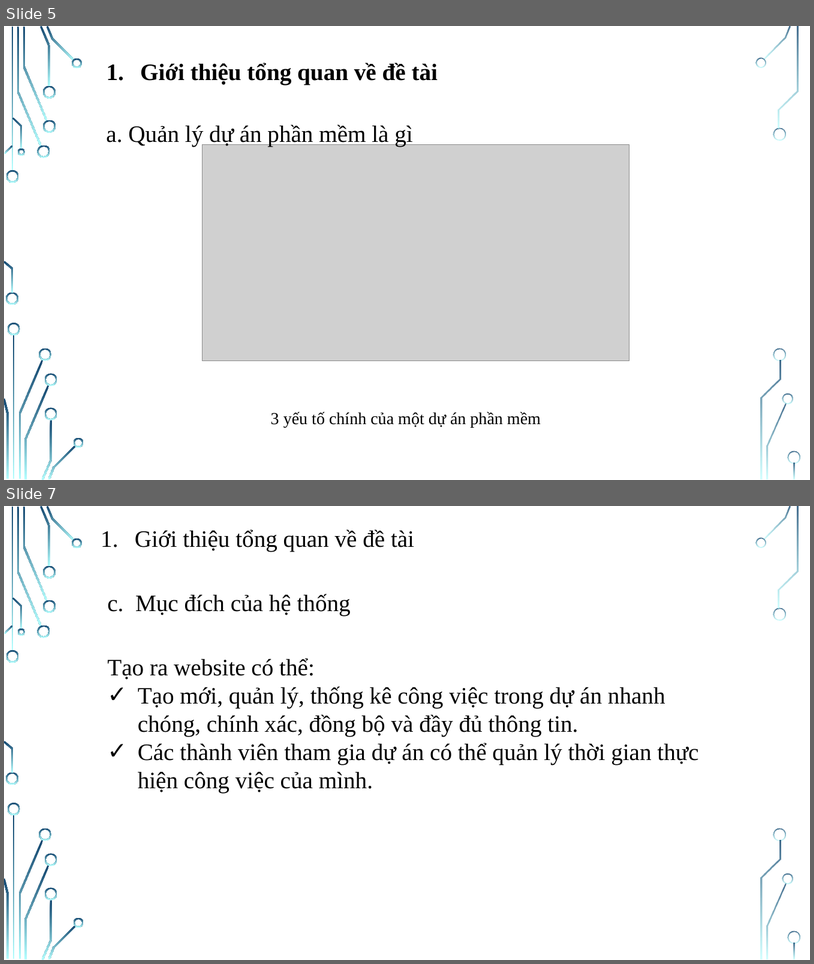
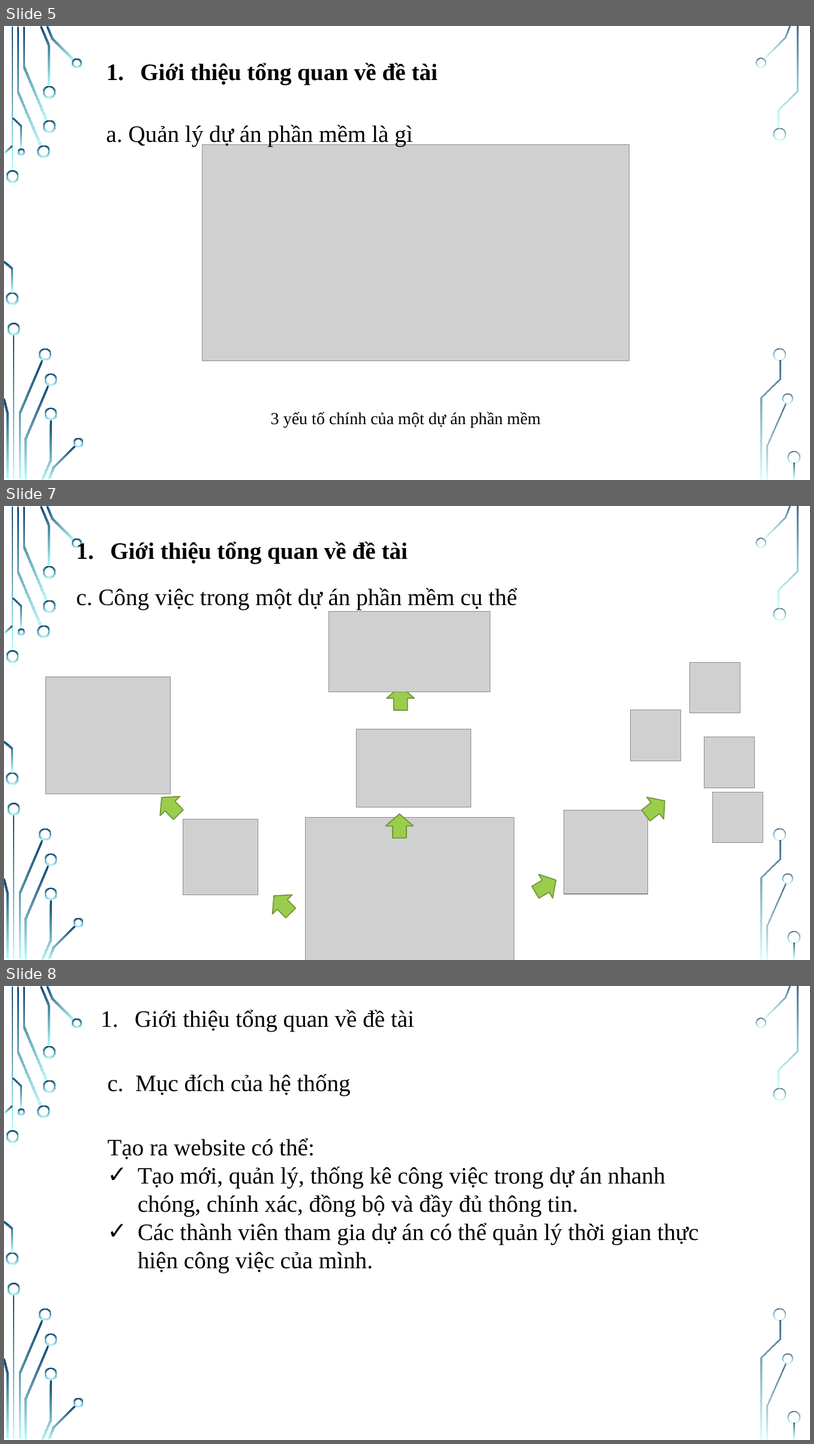
Before and after one commit to NguyenThiHao/DoAnTotNghiep, a slide deck: Documents/Slide do an tot nghiep.pptx. Shown one above the other, each under a label of ours: slides 5 and 7 before the commit, slides 5, 7 and 8 after it; the slides between them are not shown. The pictures are 814x964 and 814x1444 pixels, drawn with LibreOffice and Linux fonts; fonts in the diff are those of the drawing; grey boxes stand for pictures; background and template pictures are left out. Boxes give left, top, right and bottom in pixels: in the first picture for what was removed or moved away, otherwise in the second. Text is boxed around its words. In the diff, an @@ line names an element or a change of style, - is before the commit and + after.

```diff
--- a/Documents/Slide do an tot nghiep.pptx
+++ b/Documents/Slide do an tot nghiep.pptx
@@ slide 7 added at (4, 506, 810, 960), background picture (left out); not listed: 36 template elements that a slide beside it also shows @@
@@ text added at (110, 541, 408, 564), 28 pt, text #000000, bold @@
+1. Giới thiệu tổng quan về đề tài
@@ text added at (76, 588, 518, 610), 28 pt, text #000000 @@
+c. Công việc trong một dự án phần mềm cụ thể
@@ picture added at (329, 611, 491, 692) @@
@@ picture added at (690, 662, 741, 713) @@
@@ picture added at (46, 676, 170, 793) @@
@@ down arrow added at (387, 686, 415, 711), fill #9ACD4C, outline #729838 1.25 pt @@
@@ picture added at (631, 710, 681, 760) @@
@@ picture added at (357, 729, 471, 807) @@
@@ picture added at (705, 737, 755, 788) @@
@@ down arrow added at (152, 787, 189, 825), fill #9ACD4C, outline #729838 1.25 pt @@
@@ down arrow added at (638, 789, 674, 826), fill #9ACD4C, outline #729838 1.25 pt @@
@@ picture added at (713, 792, 764, 843) @@
@@ picture added at (564, 810, 648, 894) @@
@@ picture added at (183, 819, 258, 895) @@
@@ picture added at (305, 817, 514, 960) @@
@@ down arrow added at (386, 814, 414, 838), fill #9ACD4C, outline #729838 1.25 pt @@
@@ down arrow added at (528, 868, 564, 904), fill #9ACD4C, outline #729838 1.25 pt @@
@@ down arrow added at (264, 886, 301, 922), fill #9ACD4C, outline #729838 1.25 pt @@
@@ what was slide 7 is now slide 8 @@
```
Also in this commit, not shown: 4 slides changed, 1 other slide added, 36 other files.
